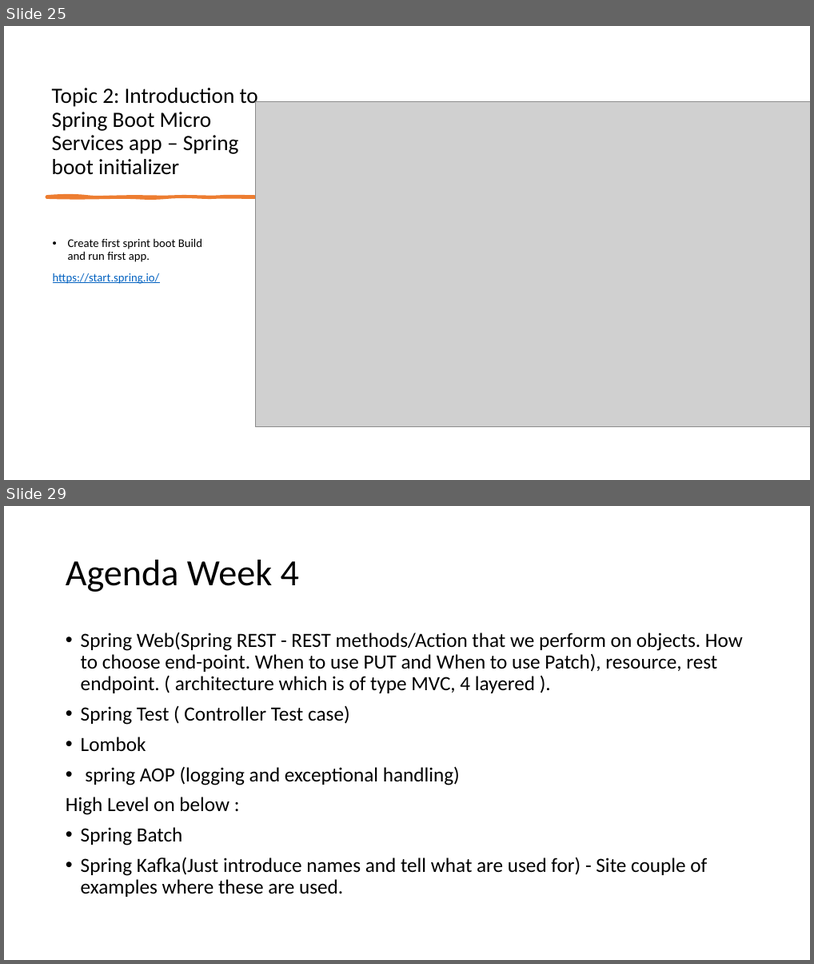
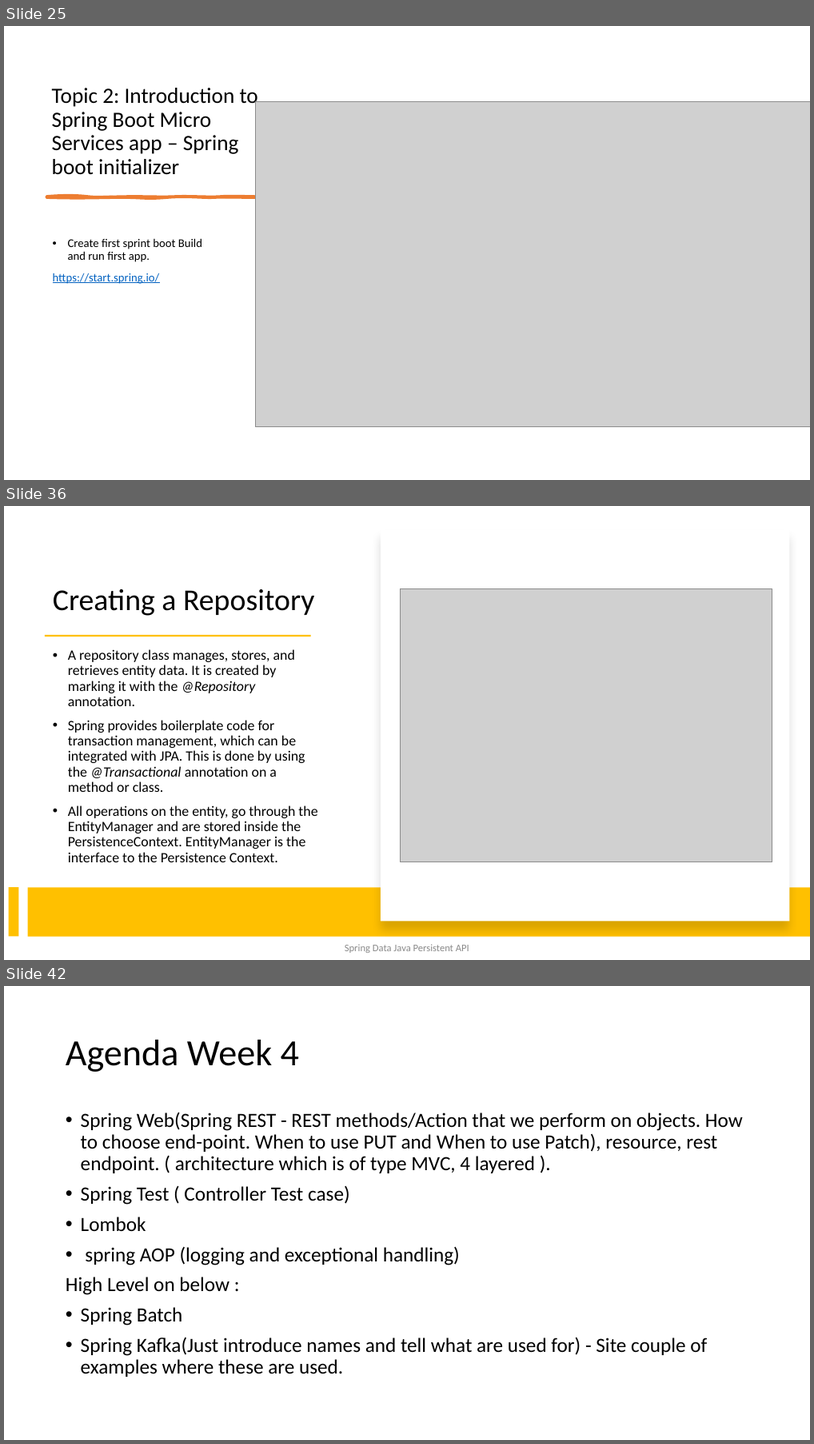
Before and after one commit to spoorthiempowher/Empowher-Curriculum, a slide deck: Java/EmpowHER-All weeks.pptx. Shown one above the other, each under a label of ours: slides 25 and 29 before the commit, slides 25, 36 and 42 after it; the slides between them are not shown. The pictures are 814x964 and 814x1444 pixels, drawn with LibreOffice and Linux fonts; fonts in the diff are those of the drawing; grey boxes stand for pictures. Boxes give left, top, right and bottom in pixels: in the first picture for what was removed or moved away, otherwise in the second. Text is boxed around its words. In the diff, an @@ line names an element or a change of style, - is before the commit and + after.

```diff
--- a/Java/EmpowHER-All weeks.pptx
+++ b/Java/EmpowHER-All weeks.pptx
@@ slide 36 added at bbox=[4, 506, 810, 960], background #FFFFFF @@
@@ rectangle added at bbox=[381, 529, 790, 921], fill #FFFFFF @@
@@ title added at bbox=[53, 589, 315, 616], 36 pt, text #000000 @@
+Creating a Repository
@@ picture added at bbox=[400, 588, 772, 862] @@
@@ rectangle added at bbox=[45, 635, 310, 636], fill #FFC000 @@
@@ text added at bbox=[68, 649, 318, 862], 17 pt, text #000000 @@
+• A repository class manages, stores, and retrieves entity data. It is created by marking it with the @Repository annotation.
+• Spring provides boilerplate code for transaction management, which can be integrated with JPA. This is done by using the @Transactional annotation on a method or class.
+• All operations on the entity, go through the EntityManager and are stored inside the PersistenceContext. EntityManager is the interface to the Persistence Context.
@@ rectangle added at bbox=[8, 887, 18, 936], fill #FFC000 @@
@@ rectangle added at bbox=[28, 888, 810, 936], fill #FFC000 @@
@@ text added at bbox=[345, 944, 470, 952], 12 pt, text #8C8C8C @@
+Spring Data Java Persistent API
@@ what was slide 29 is now slide 42 @@
```
Also in this commit, not shown: 1 slide changed, 14 other slides added, 2 slides removed.
